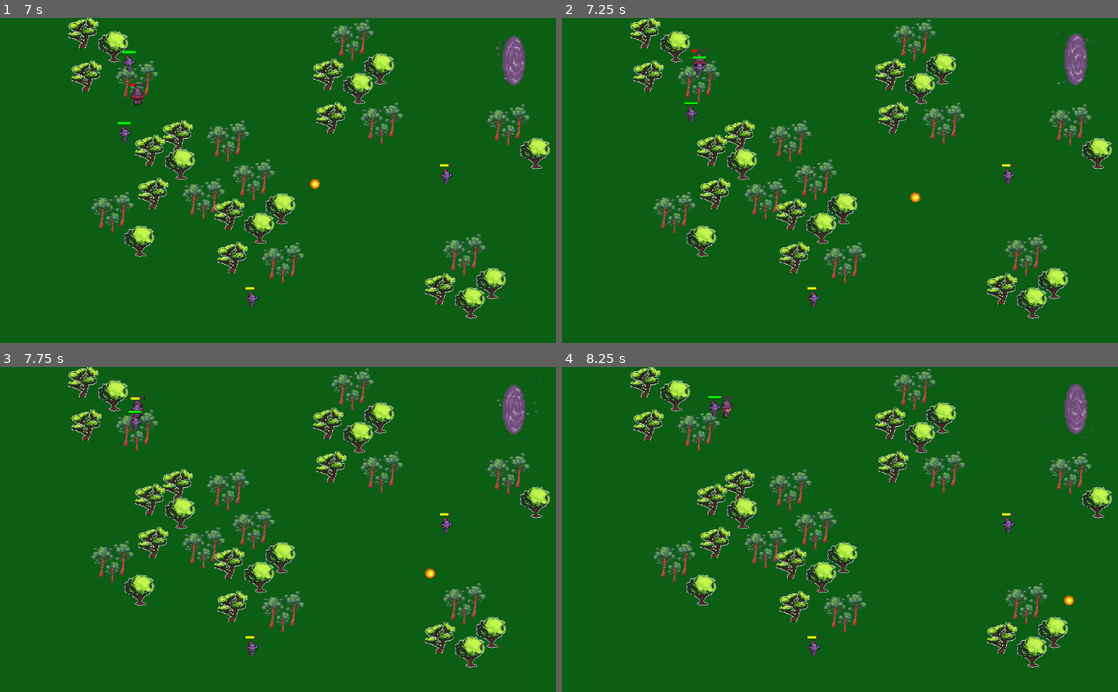
Above: before the commit, frames 1-4 (two rows, left to right).
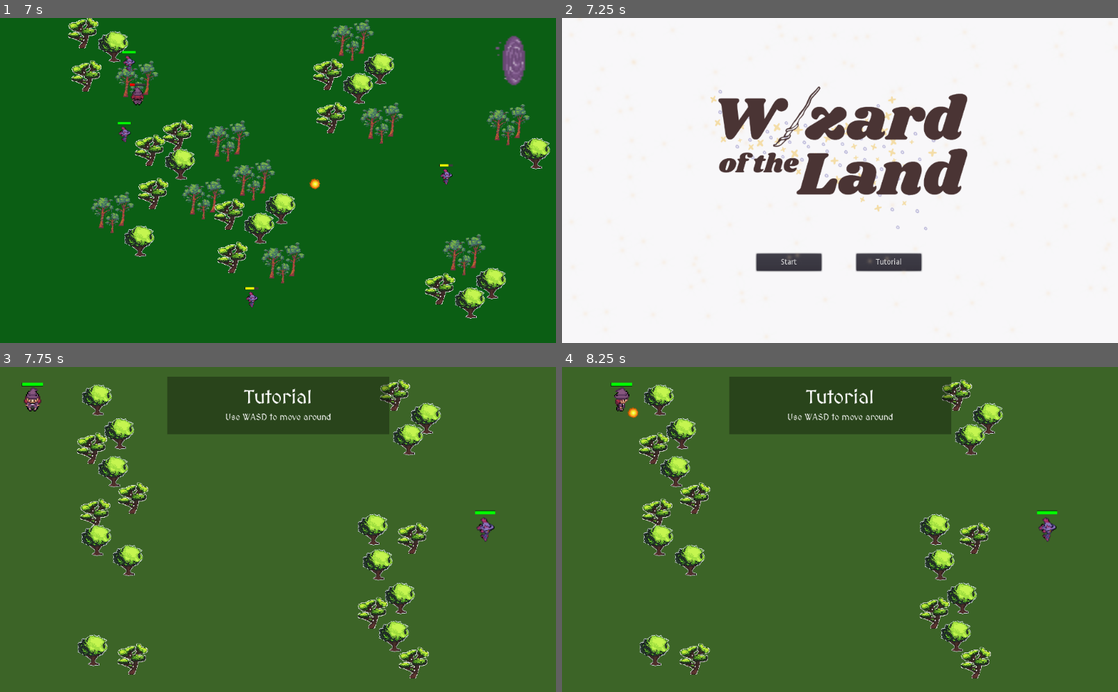
Above: after the commit, the same moments.

Repository: ann-rod/wizard_of_the_land
Game: Godot game, scene res://environments/level1/level1.tscn
Two runs of this game, one before a commit and one after it. Both use one fixed random seed, a clock stepped at 60 frames per second and the inputs below. This scene is started directly instead of the project's main scene.
Inputs (mouse positions are in pixels of both pictures, inside the frame that each line leads up to):
- Up to frame 1 (7 s): move the mouse to (400, 164) at 0.52 s; hold Right (move_right) 0.53-1.28 s; click (400, 164) at 0.6 s; move the mouse to (166, 196) at 1.27 s; hold Down (move_down) 1.28-2.03 s; click (166, 196) at 1.35 s; move the mouse to (333, 109) at 2.02 s; hold Right (move_right) 2.03-2.78 s; click (333, 109) at 2.1 s; move the mouse to (250, 245) at 2.77 s; hold W (move_up) 2.78-3.53 s; click (250, 245) at 2.85 s; move the mouse to (444, 229) at 3.52 s; hold Left (move_left) 3.53-5.03 s; click (444, 229) at 3.6 s; move the mouse to (111, 131) at 4.27 s; click (111, 131) at 4.35 s; move the mouse to (305, 180) at 5.02 s; hold Down (move_down) 5.03-5.78 s; click (305, 180) at 5.1 s; move the mouse to (194, 99) at 5.77 s; hold Right (move_right) 5.78-6.53 s; click (194, 99) at 5.85 s; move the mouse to (400, 164) at 6.52 s; hold W (move_up) from 6.53 s (still down); click (400, 164) at 6.6 s
- Up to frame 2 (7.25 s): keep holding W (move_up)
- Up to frame 3 (7.75 s): release W (move_up) at 7.25 s; click (328, 610) at 7.25 s, where only the run after the commit has a clickable "Tutorial"
- Up to frame 4 (8.25 s): move the mouse to (728, 545) at 8.02 s; hold Right (move_right) from 8.03 s (still down); click (728, 545) at 8.1 s

Frame 1 is identical in both runs. In frame 2, 100% of the frame differs, in the area x 0-100%, y 0-100%; in frame 3, 99%; in frame 4, 99%.

Commit message:
fixed player death signal, fixed mob spell printing bug, routed game over to start screen

Diff:
--- a/environments/level1/level1.gd
+++ b/environments/level1/level1.gd
@@ -19,6 +19,7 @@
 	player.hide() # hide player
 	player.collision_shape.set_deferred("disabled", true) # disable collisions
 	player.disconnect("player_cast_spell", spell_manager, "handle_spell_spawned")
+	get_tree().change_scene("res://key_scenes/title_screen/TitleScreen.tscn")
 
 func _on_Player_player_hp_zero():
 	game_over()
--- a/environments/level1/level1.tscn
+++ b/environments/level1/level1.tscn
@@ -100,6 +100,7 @@
 [connection signal="area_entered" from="portal" to="." method="_on_portal_area_entered"]
 [connection signal="area_exited" from="portal" to="." method="_on_portal_area_exited"]
 [connection signal="player_cast_spell" from="Player" to="SpellManager" method="_on_Player_player_cast_spell"]
+[connection signal="player_hp_zero" from="Player" to="." method="_on_Player_player_hp_zero"]
 [connection signal="mob_cast_spell" from="Mob" to="SpellManager" method="_on_Mob_mob_cast_spell"]
 [connection signal="mob_cast_spell" from="Mob2" to="SpellManager" method="_on_Mob_mob_cast_spell"]
 [connection signal="mob_cast_spell" from="Mob3" to="SpellManager" method="_on_Mob_mob_cast_spell"]
--- a/spells/SpellManager.gd
+++ b/spells/SpellManager.gd
@@ -1,7 +1,7 @@
 extends Node2D
 
 func handle_spell_spawned(spell, spellcaster, spell_origin, dir):
-	print('spell!')
+	#print('spell!')
 	add_child(spell)
 	spell.global_position = spell_origin
 	spell.init_spell(spellcaster, dir)
